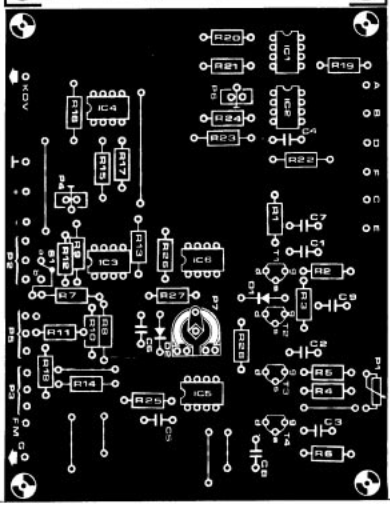
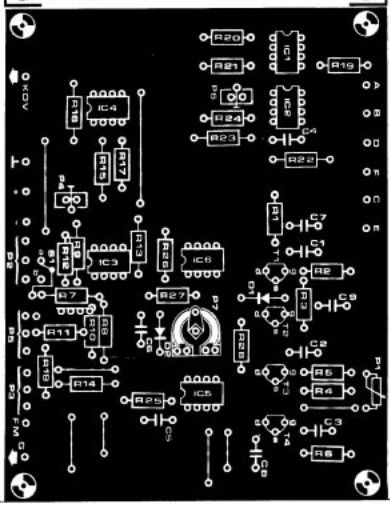
Revision of a layered w=390, h=509 image; what changed, layer by layer:
added layer "Pasted Layer #1" above "Pasted Layer" over box(56, 307, 93, 315)